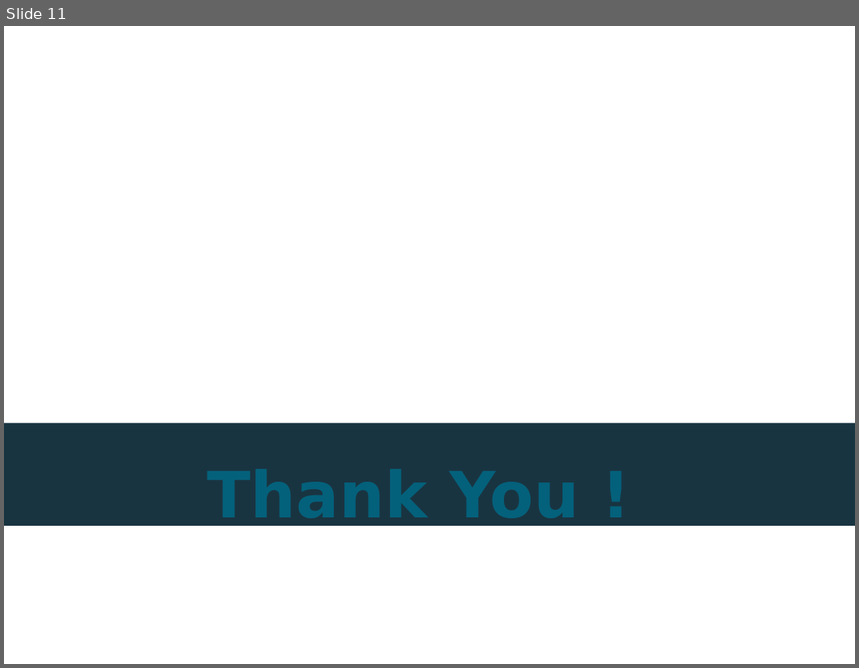
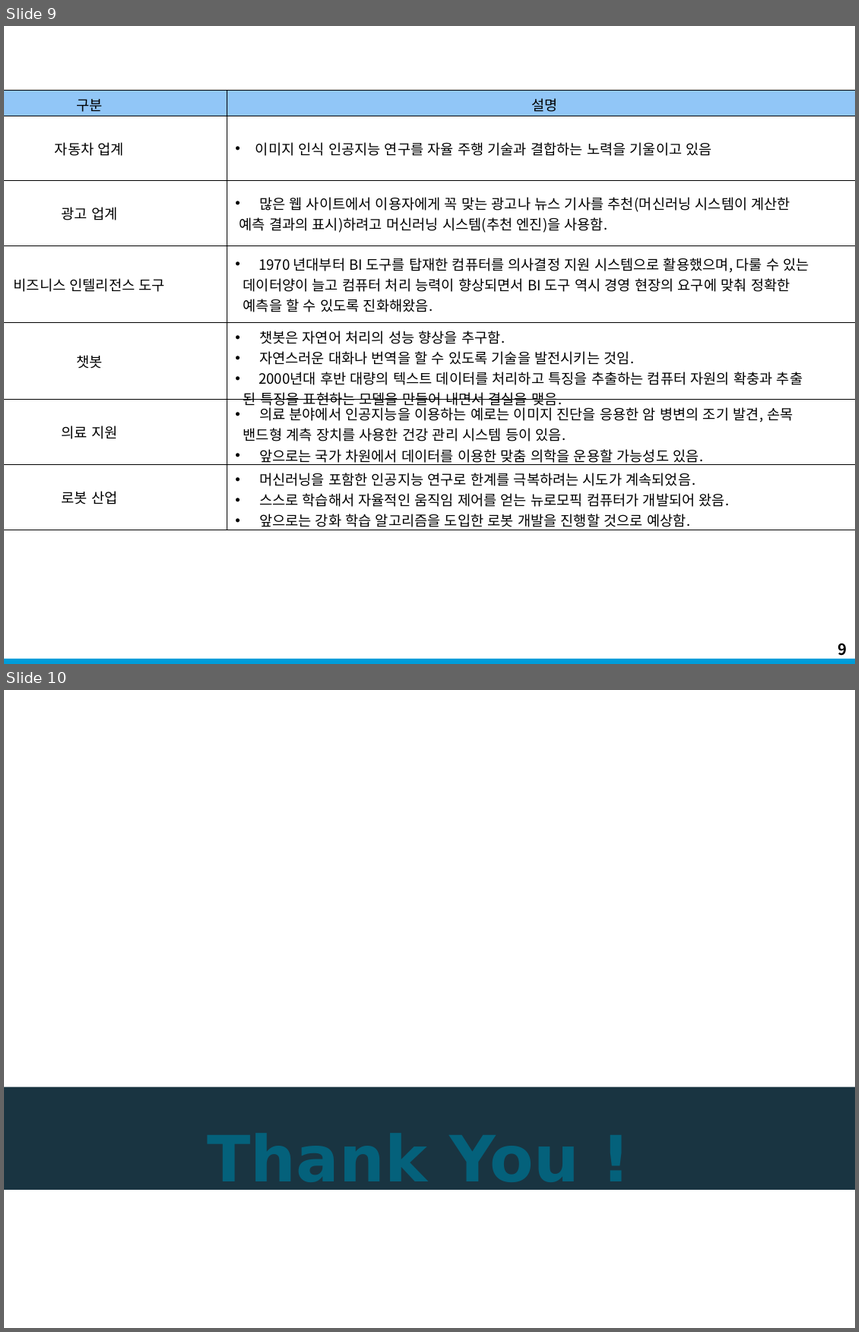
Before and after one commit to cis0526/lecture2023, a slide deck: 인공지능개론/ch01_지식기반_지능형_시스템_개론.ppt. Shown one above the other, each under a label of ours: slide 11 before the commit, slides 9 and 10 after it. The pictures are 859x668 and 859x1332 pixels, drawn with LibreOffice and Linux fonts; fonts in the diff are those of the drawing; background and template pictures are left out. Boxes give left, top, right and bottom in pixels: in the first picture for what was removed or moved away, otherwise in the second. Text is boxed around its words. In the diff, an @@ line names an element or a change of style, - is before the commit and + after.

```diff
--- a/인공지능개론/ch01_지식기반_지능형_시스템_개론.ppt
+++ b/인공지능개론/ch01_지식기반_지능형_시스템_개론.ppt
@@ slide 9 added at <box>4,26,855,664</box>, background #FFFFFF @@
@@ table added at <box>4,90,855,534</box>, 7 rows, 2 columns @@
+구분 | 설명
+자동차 업계 | 이미지 인식 인공지능 연구를 자율 주행 기술과 결합하는 노력을 기울이고 있음
+광고 업계 | 많은 웹 사이트에서 이용자에게 꼭 맞는 광고나 뉴스 기사를 추천(머신러닝 시스템이 계산한 / 예측 결과의 표시)하려고 머신러닝 시스템(추천 엔진)을 사용함.
+비즈니스 인텔리전스 도구 | 1970 년대부터 BI 도구를 탑재한 컴퓨터를 의사결정 지원 시스템으로 활용했으며, 다룰 수 있는 / 데이터양이 늘고 컴퓨터 처리 능력이 향상되면서 BI 도구 역시 경영 현장의 요구에 맞춰 정확한 / 예측을 할 수 있도록 진화해왔음.
+챗봇 | 챗봇은 자연어 처리의 성능 향상을 추구함. / 자연스러운 대화나 번역을 할 수 있도록 기술을 발전시키는 것임. / 2000년대 후반 대량의 텍스트 데이터를 처리하고 특징을 추출하는 컴퓨터 자원의 확충과 추출 / 된 특징을 표현하는 모델을 만들어 내면서 결실을 맺음.
+의료 지원 | 의료 분야에서 인공지능을 이용하는 예로는 이미지 진단을 응용한 암 병변의 조기 발견, 손목 / 밴드형 계측 장치를 사용한 건강 관리 시스템 등이 있음. / 앞으로는 국가 차원에서 데이터를 이용한 맞춤 의학을 운용할 가능성도 있음.
+로봇 산업 | 머신러닝을 포함한 인공지능 연구로 한계를 극복하려는 시도가 계속되었음. / 스스로 학습해서 자율적인 움직임 제어를 얻는 뉴로모픽 컴퓨터가 개발되어 왔음. / 앞으로는 강화 학습 알고리즘을 도입한 로봇 개발을 진행할 것으로 예상함.
@@ rectangle added at <box>4,659,855,664</box>, fill #009DD9 @@
@@ page number added at <box>838,643,847,660</box>, 13 pt, text #000000, bold @@
+9
@@ what was slide 11 is now slide 10 @@
```
Also in this commit, not shown: 2 slides removed.
